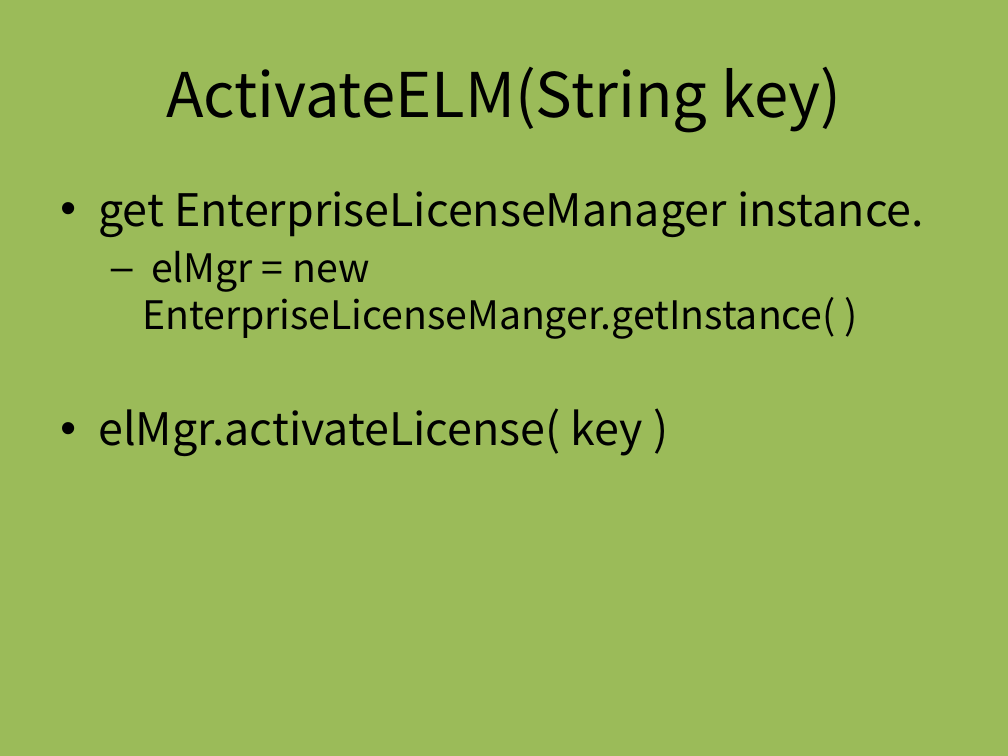
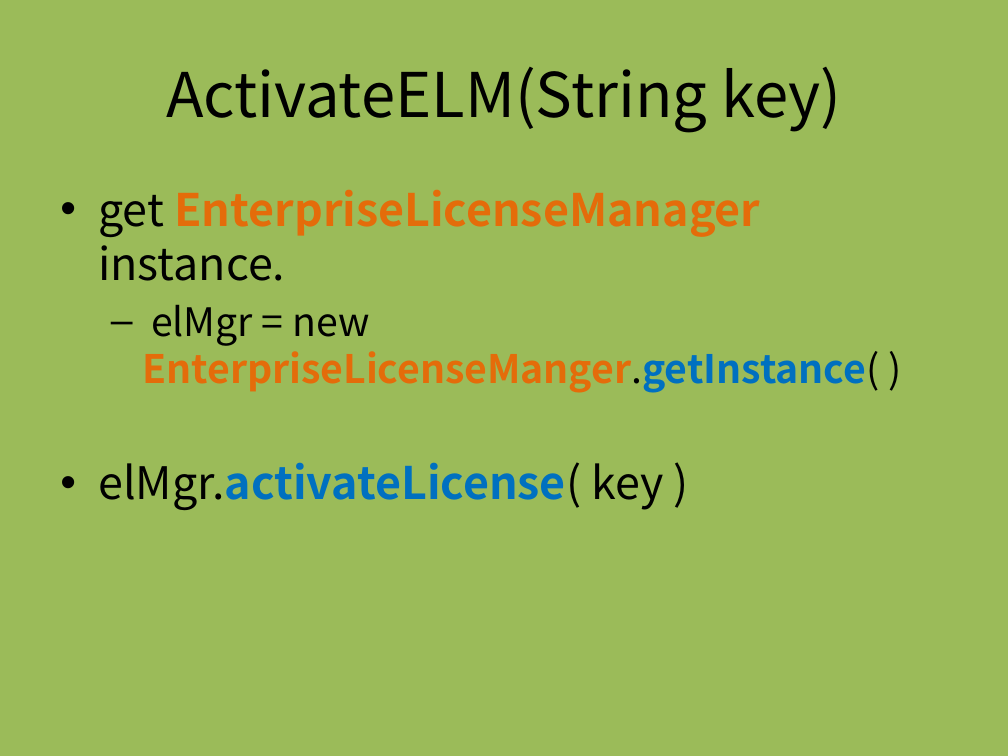
Before and after one commit to dummyFirst/NHK_Japanese, a slide deck: slide 10 of Android/AppControl.pptx. Drawn at 1008x756 pixels with LibreOffice and Linux fonts; fonts in the diff are those of the drawing. Boxes give left, top, right and bottom in pixels: in the first picture for what was removed or moved away, otherwise in the second. Text is boxed around its words. In the diff, an @@ line names an element or a change of style, - is before the commit and + after.

```diff
--- a/Android/AppControl.pptx
+++ b/Android/AppControl.pptx
@@ text "get EnterpriseLicenseManager instance." at (98, 195, 879, 510): text colour #000000 to #E46C0A in "EnterpriseLicenseManager", "EnterpriseLicenseManger.getInstance("; bold on in "EnterpriseLicenseManager", "EnterpriseLicenseManger.getInstance(", "elMgr.activateLicense("; text colour #000000 to #0070C0 in "EnterpriseLicenseManger.getInstance(", "elMgr.activateLicense(" @@
```
Also in this commit, not shown: 2 other slides changed.
